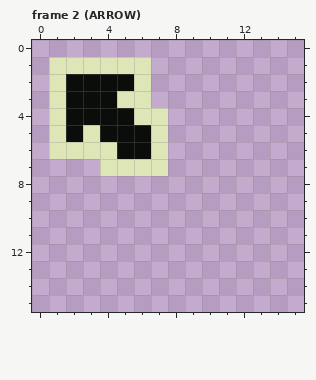
Two states of a pixel-art file, gfx/objects.aseprite. The first picture shows the starting point.
16x16 pixels, 2 frames. Shown: frame 2 (ARROW). The old version is drawn lined up with the new one.
Once edited:
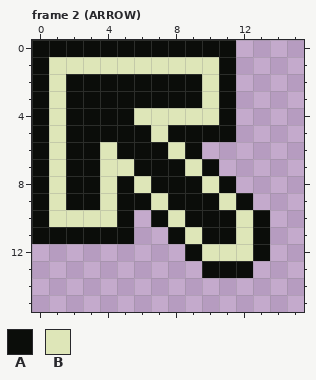
Palette (. is transparent): A #0b0d0a  B #dee6b8
Diff:
whole drawing moved by +1,+1 (the old picture is shown already moved)
--- frame 2 (ARROW)
@@ x 0..15 @@
- 0 ................
- 1 .BBBBBB.........
- 2 .BAAAAB.........
- 3 .BAAABB.........
- 4 .BAAAABB........
- 5 .BABAAAB........
- 6 .BBBBAAB........
- 7 ....BBBB........
- 8 ................
- 9 ................
-10 ................
-11 ................
-12 ................
-13 ................
+ 0 AAAAAAAAAAAA....
+ 1 ABBBBBBBBBBA....
+ 2 ABAAAAAAAABA....
+ 3 ABAAAAAAAABA....
+ 4 ABAAAABBBBBA....
+ 5 ABAAAAABAAAA....
+ 6 ABAABAAABA......
+ 7 ABAABBAAABA.....
+ 8 ABAABABAAABA....
+ 9 ABAABAABAAABA...
+10 ABBBBA.ABAAABA..
+11 AAAAAA..ABAABA..
+12 .........ABBBA..
+13 ..........AAA...
 14 ................
Changed places in both pictures, as pixel boxes (x1, y1, x2, y2):
changed: (32, 40, 270, 278)
